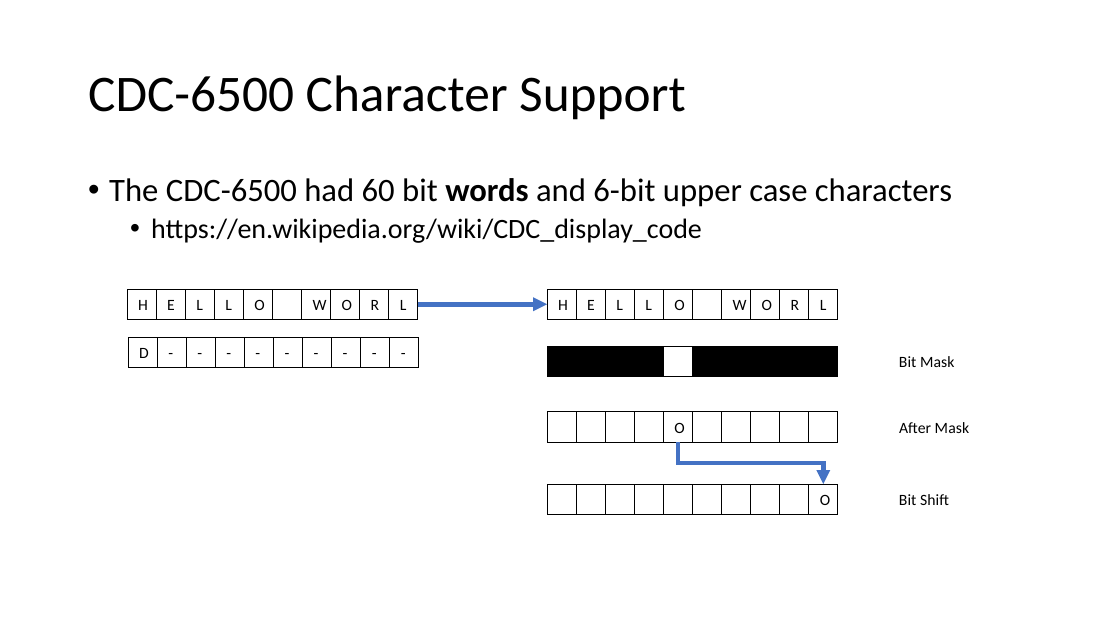
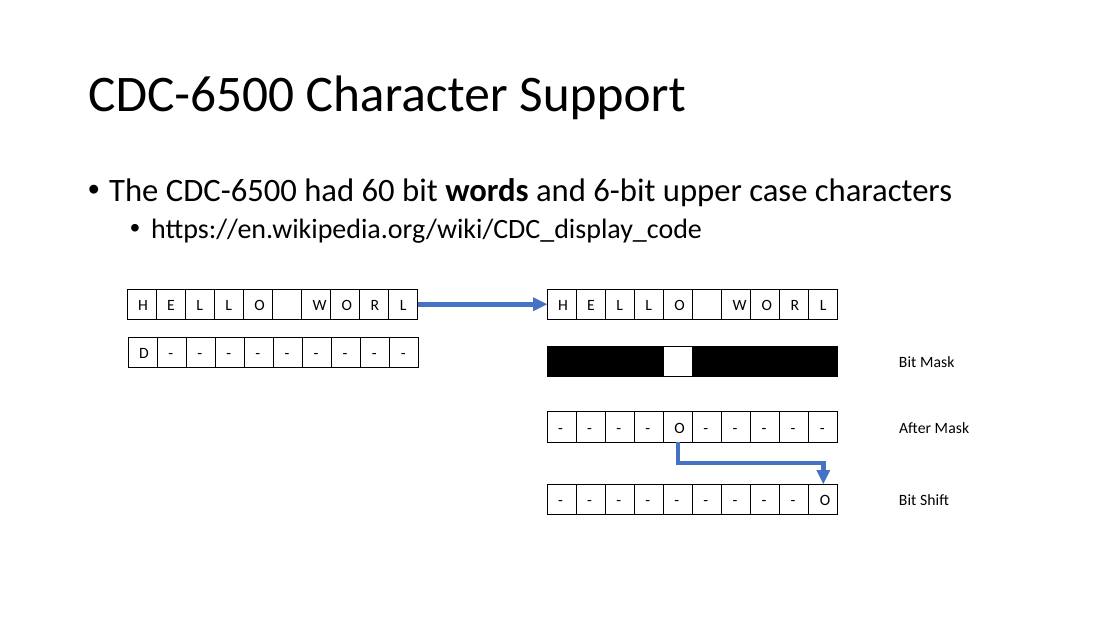
Before and after one commit to csev/cc4e, a slide deck: slide 13 of lectures/KR-2.pptx. Drawn at 1120x630 pixels with LibreOffice and Linux fonts; fonts in the diff are those of the drawing. Boxes give left, top, right and bottom in pixels: in the first picture for what was removed or moved away, otherwise in the second. Text is boxed around its words. In the diff, an @@ line names an element or a change of style, - is before the commit and + after.

Commit message:
Add the KR-1 Lecture

```diff
--- a/lectures/KR-2.pptx
+++ b/lectures/KR-2.pptx
@@ text in rectangle at (547,412,576,442): text added @@
+-
@@ text in rectangle at (576,412,605,442): text added @@
+-
@@ text in rectangle at (605,412,634,442): text added @@
+-
@@ text in rectangle at (634,412,663,442): text added @@
+-
@@ text in rectangle at (692,412,721,442): text added @@
+-
@@ text in rectangle at (721,412,750,442): text added @@
+-
@@ text in rectangle at (750,412,780,442): text added @@
+-
@@ text in rectangle at (780,412,809,442): text added @@
+-
@@ text in rectangle at (809,412,838,442): text added @@
+-
@@ text in rectangle at (547,484,576,514): text added @@
+-
@@ text in rectangle at (576,484,605,514): text added @@
+-
@@ text in rectangle at (605,484,634,514): text added @@
+-
@@ text in rectangle at (634,484,663,514): text added @@
+-
@@ text in rectangle at (663,484,692,514): text added @@
+-
@@ text in rectangle at (692,484,721,514): text added @@
+-
@@ text in rectangle at (721,484,750,514): text added @@
+-
@@ text in rectangle at (750,484,780,514): text added @@
+-
@@ text in rectangle at (780,484,809,514): text added @@
+-
```
Also in this commit, not shown: 2 other slides changed, 1 other file.
